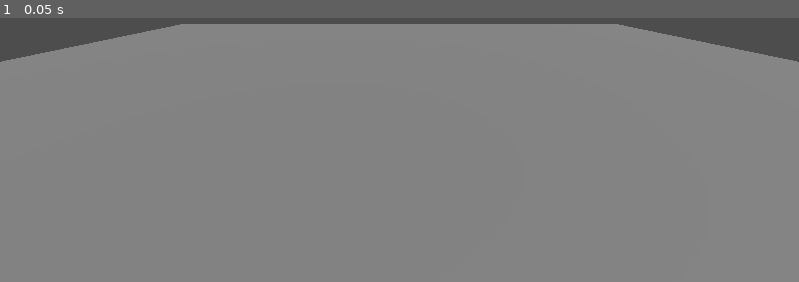
Above: before the commit, frame 1.
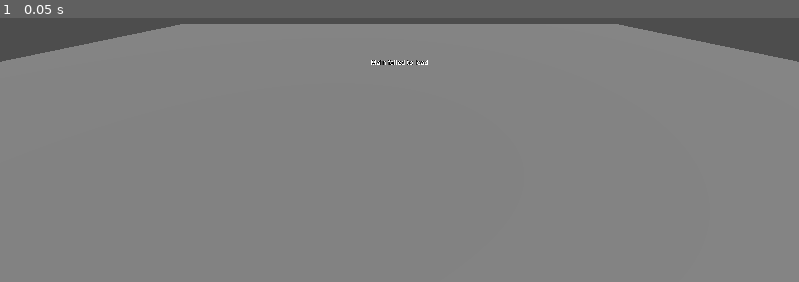
Above: after the commit, the same moment.

Repository: DrDerws/game-wtf
Game: Godot game, scene res://scenes/Bootstrap.tscn
Two runs of this game, one before a commit and one after it. Both use one fixed random seed, a clock stepped at 60 frames per second and the inputs below.
Inputs:
- Up to frame 1 (0.05 s): no input

The runs differ from the first frame. In frame 1, less than 0.1% of the frame differs, in the area x 46-54%, y 15-18%.
Error before the commit: Parse Error: Cannot infer the type of "instance" variable because the value doesn't have a set type. (res://scripts/Bootstrap.gd:12)

Commit message:
Fix Godot load errors

Diff:
--- a/game-project/scenes/Campfire.tscn
+++ b/game-project/scenes/Campfire.tscn
@@ -20,7 +20,7 @@
 	position = Vector3(0, 0.3, 0)
 
 [node name="FireLight" type="OmniLight3D" parent="."]
-	light_color = Color(1, 0.6, 0.3)
+	light_color = Color(1, 0.6, 0.3, 1.0)
 	light_energy = 2.5
 	omni_range = 8.0
 	position = Vector3(0, 0.8, 0)
--- a/game-project/scenes/Main.tscn
+++ b/game-project/scenes/Main.tscn
@@ -8,10 +8,10 @@
 
 [sub_resource type="Environment" id="1"]
 	background_mode = 2
-	background_color = Color(0.55, 0.62, 0.7)
+	background_color = Color(0.55, 0.62, 0.7, 1.0)
 	fog_enabled = true
 	fog_density = 0.03
-	fog_color = Color(0.7, 0.8, 0.9)
+	fog_color = Color(0.7, 0.8, 0.9, 1.0)
 
 [sub_resource type="PlaneMesh" id="2"]
 	size = Vector2(60, 60)
--- a/game-project/scripts/Bootstrap.gd
+++ b/game-project/scripts/Bootstrap.gd
@@ -5,11 +5,11 @@
 @onready var error_label: Label3D = $ErrorLabel
 
 func _ready() -> void:
-	var packed := load(main_scene_path)
+	var packed: PackedScene = load(main_scene_path) as PackedScene
 	if packed == null or not (packed is PackedScene):
 		_show_error("Main failed to load")
 		return
-	var instance := packed.instantiate()
+	var instance: Node3D = packed.instantiate() as Node3D
 	if instance == null:
 		_show_error("Main failed to load")
 		return
--- a/game-project/scripts/Campfire.gd
+++ b/game-project/scripts/Campfire.gd
@@ -1,4 +1,5 @@
 extends Node3D
+class_name Campfire
 
 signal fire_lit
 signal fuel_changed
--- a/game-project/scripts/Game.gd
+++ b/game-project/scripts/Game.gd
@@ -23,8 +23,8 @@
 var safe_temp_timer: float = 0.0
 var autosave_timer: float = 0.0
 
-var campfire_scene := preload("res://scenes/Campfire.tscn")
-var campfire_instance: Node3D = null
+var campfire_scene: PackedScene = preload("res://scenes/Campfire.tscn")
+var campfire_instance: Campfire = null
 
 const BASE_OBJECTIVES := [
 	{"id": "sticks", "text": "Gather 5 sticks", "target": 5},
@@ -68,7 +68,7 @@
 		time_of_day -= 24.0
 
 func get_ambient_temperature() -> float:
-	var day_factor := 0.5 - 0.5 * cos((time_of_day / 24.0) * TAU)
+	var day_factor: float = 0.5 - 0.5 * cos((time_of_day / 24.0) * TAU)
 	return lerp(-30.0, -8.0, day_factor)
 
 func _update_needs(delta: float) -> void:
@@ -103,15 +103,15 @@
 		return false
 	if not campfire_instance.is_lit:
 		return false
-	var dist := campfire_instance.global_position.distance_to(player.global_position)
+	var dist: float = campfire_instance.global_position.distance_to(player.global_position)
 	return dist <= campfire_instance.heat_radius
 
 func _interact() -> void:
 	if hud.is_modal_open():
 		return
-	var interactable := player.get_interactable()
+	var interactable: Node3D = player.get_interactable()
 	if interactable and interactable.has_method("harvest"):
-		var harvested := interactable.harvest()
+		var harvested: Dictionary = interactable.harvest()
 		inventory.add_item(harvested.item_type, harvested.amount)
 		return
 	if campfire_instance and campfire_instance.global_position.distance_to(player.global_position) <= 3.0:
@@ -121,7 +121,7 @@
 		return
 
 func _update_objectives(delta: float) -> void:
-	var current := get_current_objective()
+	var current: Dictionary = get_current_objective()
 	if current.is_empty():
 		return
 	if current.id == "sticks" and inventory.get_count("Stick") >= current.target:
@@ -139,7 +139,7 @@
 			advance_objective()
 
 func _update_objective_marker() -> void:
-	var current := get_current_objective()
+	var current: Dictionary = get_current_objective()
 	if current.is_empty():
 		objective_marker.visible = false
 		return
@@ -158,10 +158,10 @@
 
 func _nearest_resource(group_name: String) -> Node3D:
 	var nearest: Node3D = null
-	var nearest_dist := INF
+	var nearest_dist: float = INF
 	for node in get_tree().get_nodes_in_group(group_name):
 		if node is Node3D:
-			var dist := node.global_position.distance_to(player.global_position)
+			var dist: float = node.global_position.distance_to(player.global_position)
 			if dist < nearest_dist:
 				nearest_dist = dist
 				nearest = node
@@ -226,7 +226,7 @@
 	if campfire_instance:
 		return
 	inventory.remove_item("CampfireKit", 1)
-	campfire_instance = campfire_scene.instantiate()
+	campfire_instance = campfire_scene.instantiate() as Campfire
 	campfire_container.add_child(campfire_instance)
 	campfire_instance.global_position = player.global_position + player.global_transform.basis.z * 2.5
 	campfire_instance.add_fuel(30.0)
@@ -268,7 +268,7 @@
 		save_game()
 
 func save_game() -> void:
-	var data := {
+	var data: Dictionary = {
 		"player_pos": _vector_to_array(player.global_position),
 		"time_of_day": time_of_day,
 		"needs": {
@@ -294,23 +294,24 @@
 		hud.show_message("No save found")
 		return
 	var file := FileAccess.open(SAVE_PATH, FileAccess.READ)
-	var data := JSON.parse_string(file.get_as_text())
+	var data: Variant = JSON.parse_string(file.get_as_text())
 	if typeof(data) != TYPE_DICTIONARY:
 		hud.show_message("Save data corrupted")
 		return
-	player.global_position = _array_to_vector(data.get("player_pos", _vector_to_array(player.global_position)))
-	time_of_day = data.get("time_of_day", time_of_day)
-	var needs := data.get("needs", {})
+	var data_dict: Dictionary = data
+	player.global_position = _array_to_vector(data_dict.get("player_pos", _vector_to_array(player.global_position)))
+	time_of_day = data_dict.get("time_of_day", time_of_day)
+	var needs: Dictionary = data_dict.get("needs", {})
 	body_temp = needs.get("body_temp", body_temp)
 	hunger = needs.get("hunger", hunger)
 	thirst = needs.get("thirst", thirst)
 	fatigue = needs.get("fatigue", fatigue)
 	health = needs.get("health", health)
 	safe_temp_timer = needs.get("safe_timer", safe_temp_timer)
-	inventory.from_dict(data.get("inventory", {}))
-	_reset_objectives(int(data.get("objective_index", _get_objective_index())))
-	if data.get("campfire", false):
-		_restore_campfire(data.get("campfire_state", {}))
+	inventory.from_dict(data_dict.get("inventory", {}))
+	_reset_objectives(int(data_dict.get("objective_index", _get_objective_index())))
+	if data_dict.get("campfire", false):
+		_restore_campfire(data_dict.get("campfire_state", {}))
 	else:
 		_clear_campfire()
 	_update_hud()
@@ -327,7 +328,7 @@
 
 func _restore_campfire(state: Dictionary) -> void:
 	_clear_campfire()
-	campfire_instance = campfire_scene.instantiate()
+	campfire_instance = campfire_scene.instantiate() as Campfire
 	campfire_container.add_child(campfire_instance)
 	campfire_instance.global_position = _array_to_vector(state.get("position", _vector_to_array(player.global_position)))
 	campfire_instance.fuel = state.get("fuel", 0.0)
@@ -344,7 +345,7 @@
 func _get_interact_prompt() -> String:
 	if hud.is_modal_open():
 		return ""
-	var interactable := player.get_interactable()
+	var interactable: Node3D = player.get_interactable()
 	if interactable != null and interactable.has_method("harvest"):
 		return "Press E to gather"
 	if campfire_instance and campfire_instance.global_position.distance_to(player.global_position) <= 3.0:
@@ -352,7 +353,7 @@
 	return ""
 
 func _get_objective_distance() -> String:
-	var current := get_current_objective()
+	var current: Dictionary = get_current_objective()
 	if current.is_empty():
 		return ""
 	if current.id == "sticks":
@@ -364,10 +365,10 @@
 	return ""
 
 func _distance_to_nearest(group_name: String) -> String:
-	var nearest := INF
+	var nearest: float = INF
 	for node in get_tree().get_nodes_in_group(group_name):
 		if node is Node3D:
-			var dist := node.global_position.distance_to(player.global_position)
+			var dist: float = node.global_position.distance_to(player.global_position)
 			if dist < nearest:
 				nearest = dist
 	if nearest == INF:
